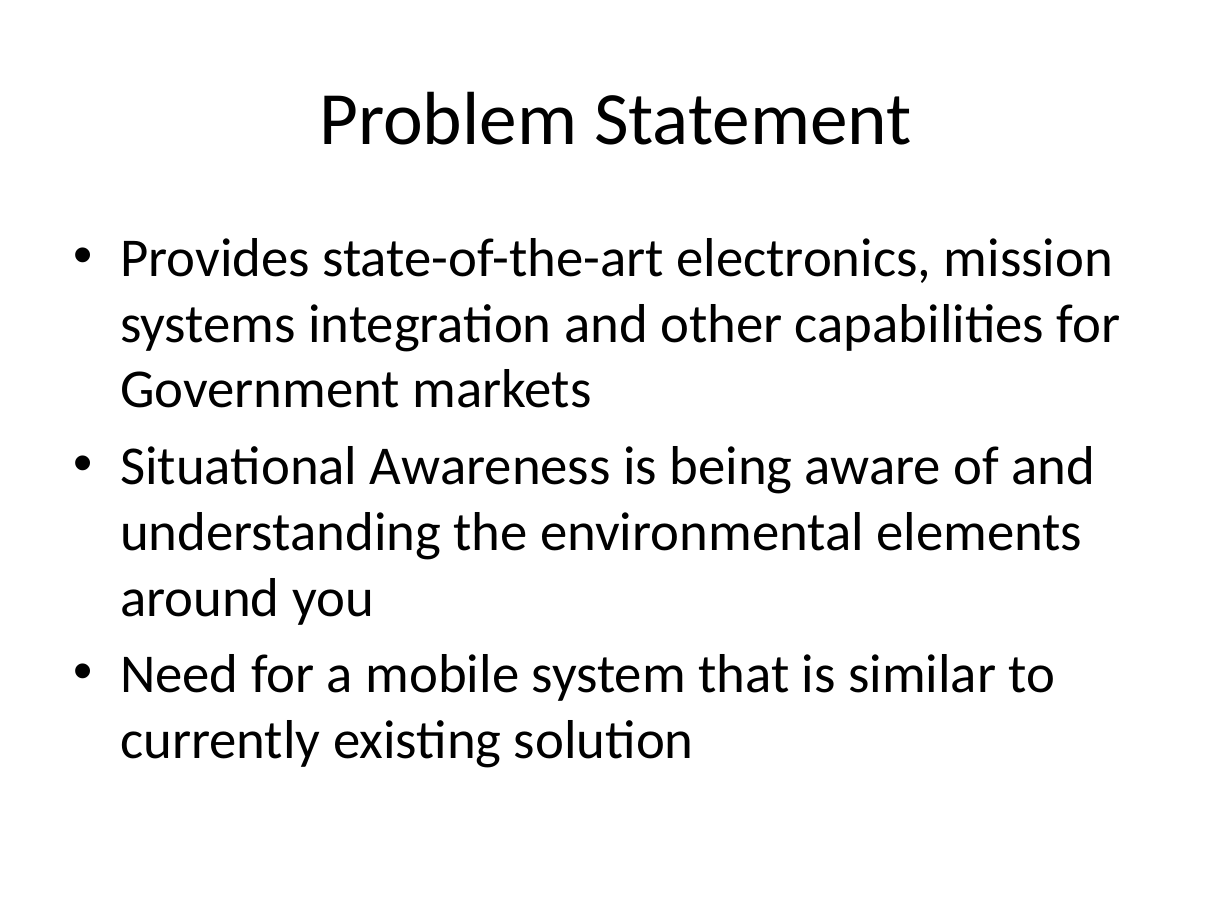
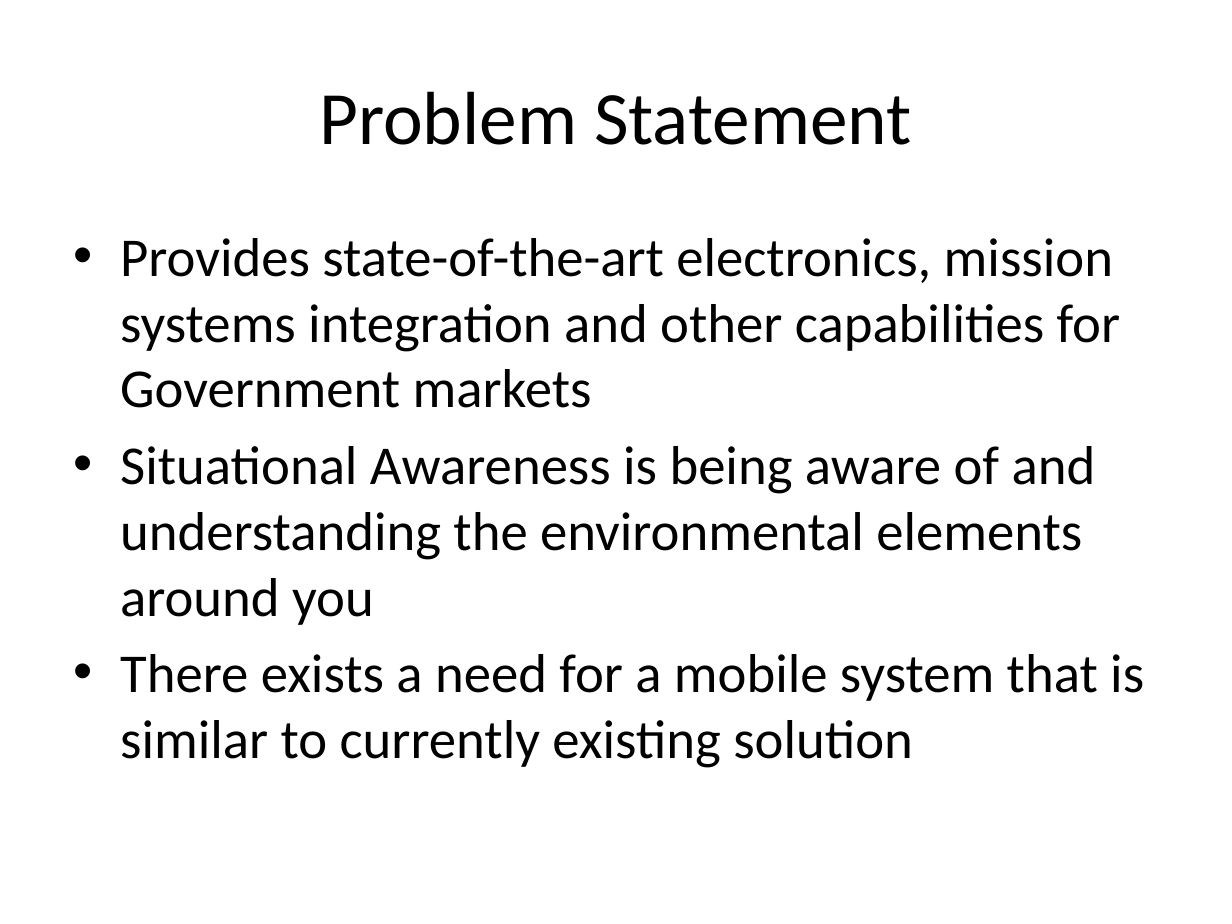
Before and after one commit to atniptw/Senior-Project, a slide deck: slide 2 of Documents/PowerPoints/FallPresentation.pptx. Drawn at 1232x924 pixels with LibreOffice and Linux fonts; fonts in the diff are those of the drawing. Boxes give left, top, right and bottom in pixels: in the first picture for what was removed or moved away, otherwise in the second. Text is boxed around its words. In the diff, an @@ line names an element or a change of style, - is before the commit and + after.

```diff
--- a/Documents/PowerPoints/FallPresentation.pptx
+++ b/Documents/PowerPoints/FallPresentation.pptx
@@ text at (120,654,1144,768): text changed @@
-• Need for a mobile system that is similar to currently existing solution
+• There exists a need for a mobile system that is similar to currently existing solution
```
Also in this commit, not shown: 5 other slides changed, 1 slide removed.
